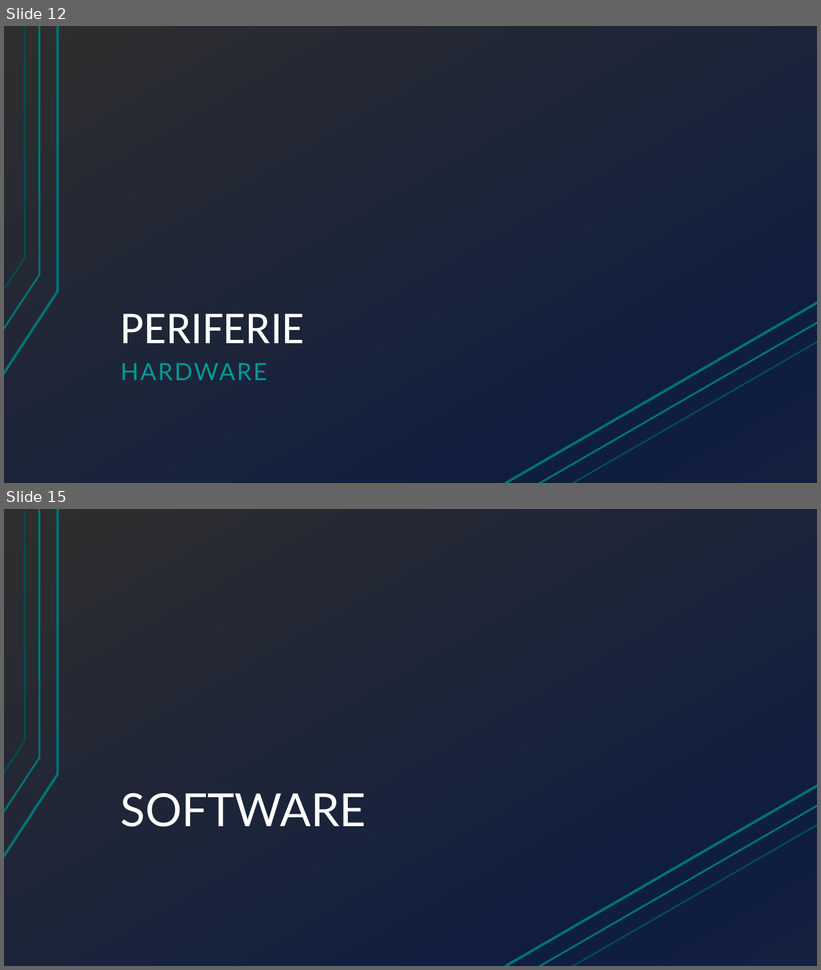
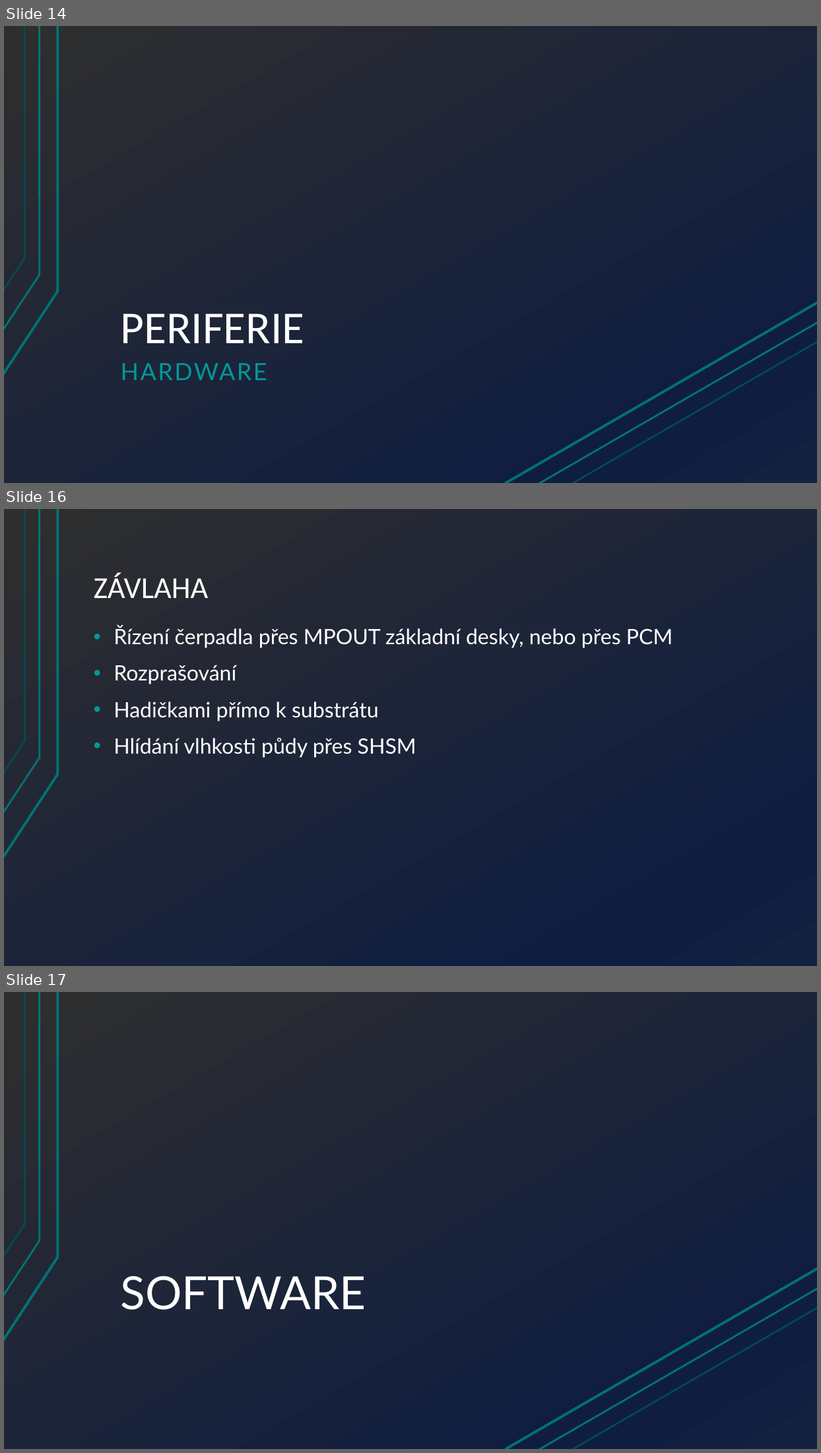
Before and after one commit to Hellpetros/SOC-2020-TEXT, a slide deck: PRESENTATION/SOČ-2020-PREZENTACE-ŠKOLNÍ_KOLO/ŠKOLNÍ KOLO.pptx. Shown one above the other, each under a label of ours: slides 12 and 15 before the commit, slides 14, 16 and 17 after it; the slides between them are not shown. The pictures are 821x970 and 821x1453 pixels, drawn with LibreOffice and Linux fonts; fonts in the diff are those of the drawing. Boxes give left, top, right and bottom in pixels: in the first picture for what was removed or moved away, otherwise in the second. Text is boxed around its words. In the diff, an @@ line names an element or a change of style, - is before the commit and + after.

```diff
--- a/PRESENTATION/SOČ-2020-PREZENTACE-ŠKOLNÍ_KOLO/ŠKOLNÍ KOLO.pptx
+++ b/PRESENTATION/SOČ-2020-PREZENTACE-ŠKOLNÍ_KOLO/ŠKOLNÍ KOLO.pptx
@@ slide 16 added at [4,509,817,966], background gradient #2E2E2E to #0F1D41 to #142242; not listed: 3 template elements that a slide beside it also shows @@
@@ title added at [94,572,209,598], 36 pt, text #FFFFFF @@
+ZÁVLAHA
@@ text added at [114,626,673,758], 25 pt, text #FFFFFF @@
+• Řízení čerpadla přes MPOUT základní desky, nebo přes PCM
+• Rozprašování
+• Hadičkami přímo k substrátu
+• Hlídání vlhkosti půdy přes SHSM
@@ what was slide 12 is now slide 14 @@
@@ what was slide 15 is now slide 17 @@
```
Also in this commit, not shown: 8 slides changed, 6 other slides added, 5 slides removed, 9 other files.
